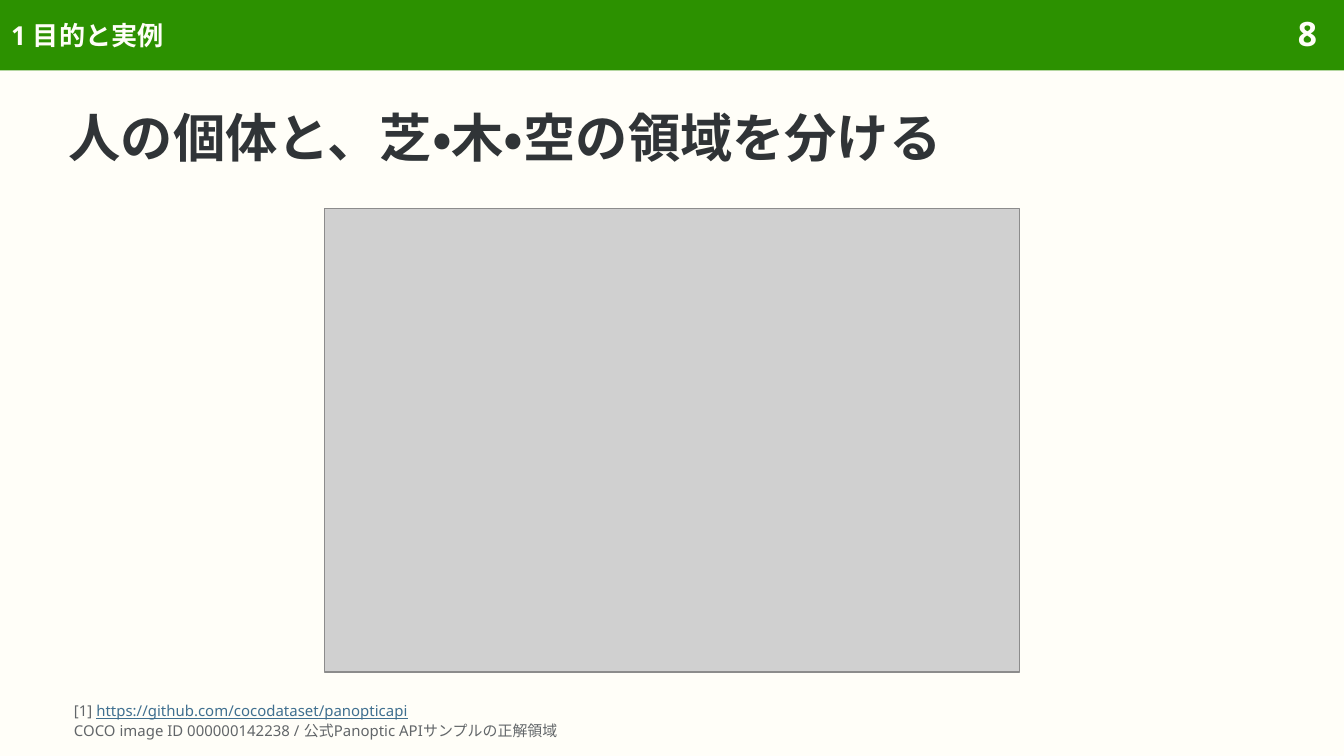
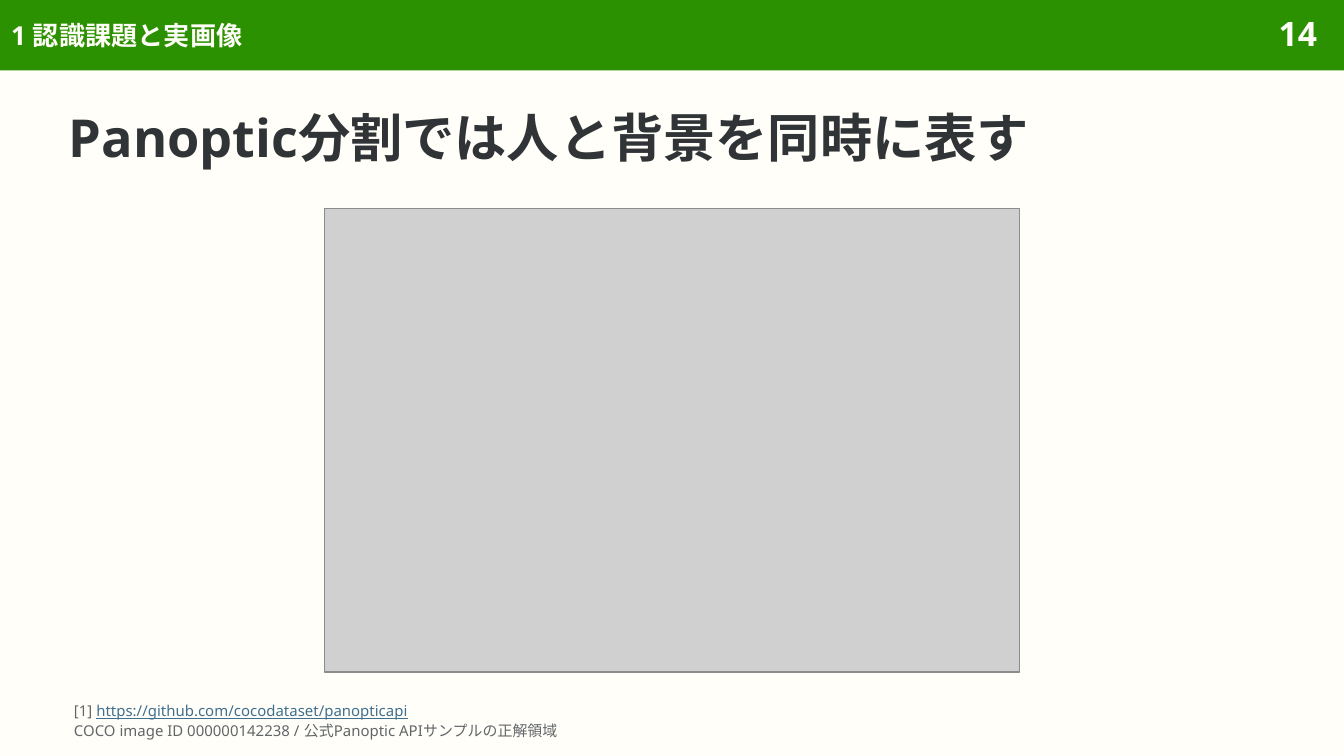
Before and after one commit to sasakiy84/datasets-in-10-minutes, a slide deck: slide 14 of slides/datasets-in-10-minutes-coco.pptx (slide 8 before the commit). Drawn at 1344x756 pixels with LibreOffice and Linux fonts; fonts in the diff are those of the drawing; grey boxes stand for pictures. Boxes give left, top, right and bottom in pixels: in the first picture for what was removed or moved away, otherwise in the second. Text is boxed around its words. In the diff, an @@ line names an element or a change of style, - is before the commit and + after.

```diff
--- a/slides/datasets-in-10-minutes-coco.pptx
+++ b/slides/datasets-in-10-minutes-coco.pptx
@@ title at [11, 23, 242, 48]: text changed @@
-1 目的と実例
+1 認識課題と実画像
@@ page number at [1279, 22, 1317, 46]: text changed @@
-8
+14
@@ title at [69, 112, 1029, 170]: text changed @@
-人の個体と、芝・木・空の領域を分ける
+Panoptic分割では人と背景を同時に表す
```
Also in this commit, not shown: 32 other slides changed, 22 slides added, 4 other files.
